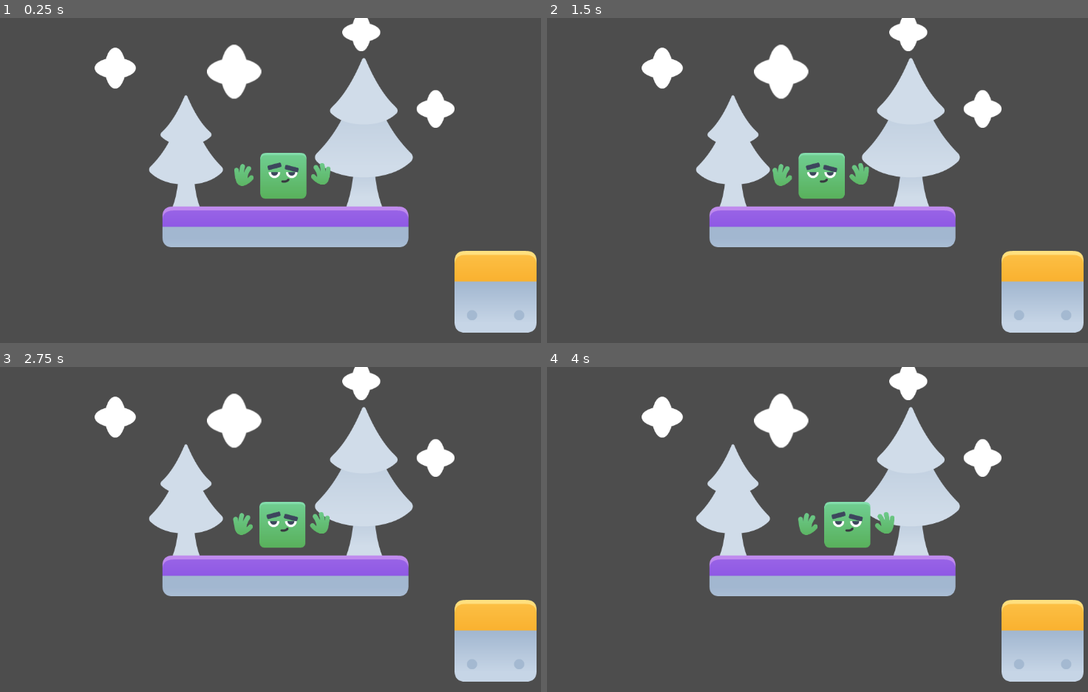
Above: before the commit, frames 1-4 (two rows, left to right).
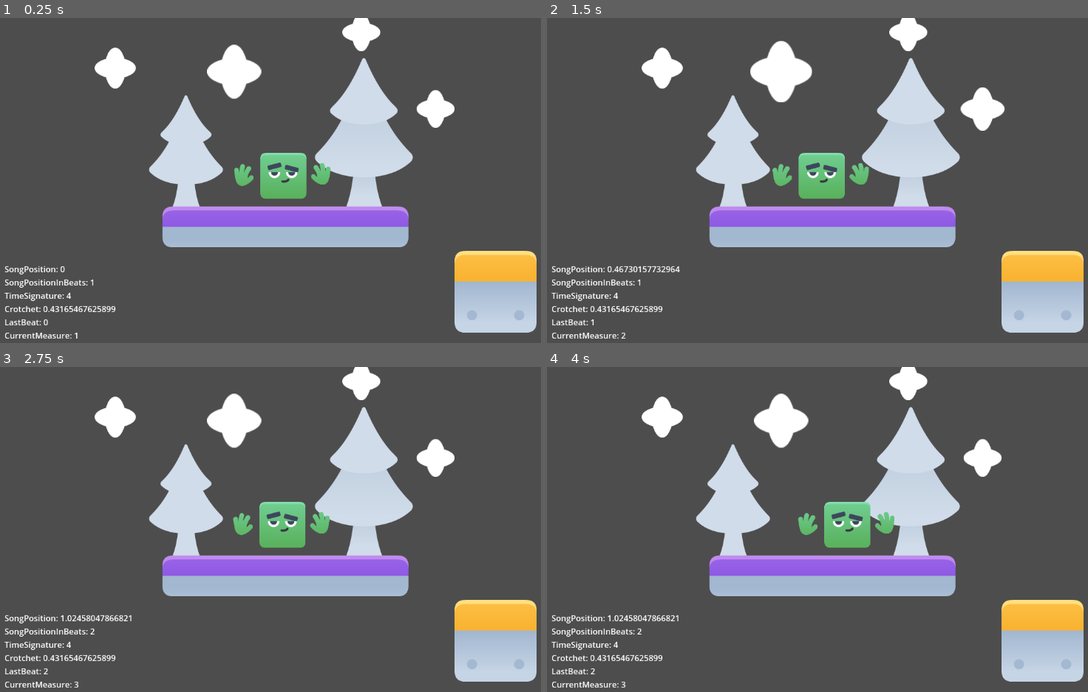
Above: after the commit, the same moments.

Repository: WillYuum/godot_conductor
Game: Godot game, scene res://scenes/MainWorld.tscn
Two runs of this game, one before a commit and one after it. Both use one fixed random seed, a clock stepped at 60 frames per second and the inputs below. Sound files missing from this copy of the repository are replaced by a short silence.
Inputs:
- Up to frame 1 (0.25 s): no input
- Up to frame 2 (1.5 s): tap Enter at 0.5 s; hold D 0.53-1.28 s; hold A from 1.28 s (still down)
- Up to frame 3 (2.75 s): release A at 2.03 s; hold D from 2.03 s (still down)
- Up to frame 4 (4 s): release D at 3.53 s; hold A from 3.53 s (still down)

The runs differ from the first frame. In frame 1, 0.8% of the frame differs, in the area x 0-22%, y 76-99%; in frame 2, 1.5%, in the area x 0-85%, y 7-99%; in frame 3, 0.9%; in frame 4, 0.9%.

Commit message:
Implement tween logic onBeat

Diff:
--- a/scenes/MainWorld.tscn
+++ b/scenes/MainWorld.tscn
@@ -18,5 +18,4 @@
 
 [node name="Conductor" type="AudioStreamPlayer" parent="."]
 stream = ExtResource("4_ry8jt")
-autoplay = true
 script = ExtResource("4_fmyg6")
--- a/scenes/level_scenes/level_1.tscn
+++ b/scenes/level_scenes/level_1.tscn
@@ -1,12 +1,15 @@
-[gd_scene load_steps=6 format=3 uid="uid://bedkn15a32i2f"]
+[gd_scene load_steps=7 format=3 uid="uid://bedkn15a32i2f"]
 
 [ext_resource type="PackedScene" uid="uid://imhwi3a4eljv" path="res://prefabs/levels_assets/3x-tile.tscn" id="1_d121t"]
+[ext_resource type="Script" path="res://scripts/level_one_controller.gd" id="1_lxf5q"]
 [ext_resource type="PackedScene" uid="uid://6b7rxgskcjj4" path="res://prefabs/levels_assets/1x-tile.tscn" id="2_1oog4"]
 [ext_resource type="Texture2D" uid="uid://d4imky55cbtgo" path="res://textures/level_textures/tile_background_tree_large.png" id="3_e5wsc"]
 [ext_resource type="Texture2D" uid="uid://dlvb800mo7ubt" path="res://textures/level_textures/tile_background_tree_small.png" id="4_250h6"]
 [ext_resource type="Texture2D" uid="uid://b4d75o4eh1qhr" path="res://textures/level_textures/tile_cloud.png" id="5_ox4jp"]
 
-[node name="Level1" type="Node2D"]
+[node name="Level1" type="Node2D" node_paths=PackedStringArray("scaledOnBeatObjects")]
+script = ExtResource("1_lxf5q")
+scaledOnBeatObjects = [NodePath("cloud_node2D/TileCloud"), NodePath("cloud_node2D/TileCloud3")]
 
 [node name="3x-tile" parent="." instance=ExtResource("1_d121t")]
 position = Vector2(1, 85)
--- a/scripts/World.gd
+++ b/scripts/World.gd
@@ -4,6 +4,11 @@
 # Called when the node enters the scene tree for the first time.
 func _ready():
 	enable_movement_on_character();
+
+	delay_callback(1.0, func():
+		conductor_plays();
+		pass;
+	);
 	pass;
 
 
@@ -39,3 +44,16 @@
 func delay_callback(delayInSeconds, callback: Callable):
 	await get_tree().create_timer(delayInSeconds).timeout;
 	callback.call();
+
+
+
+func conductor_plays():
+	print_debug("Conductor plays");
+	var conductor = get_node("Conductor") as Conductor;
+	conductor.toggle_music();
+
+
+	var level_one_controller = get_node("Level1") as Level_one_controller;
+	level_one_controller.setup_level(conductor);
+
+	pass;
--- a/scripts/conductor.gd
+++ b/scripts/conductor.gd
@@ -6,7 +6,7 @@
 var song_position = 0.0;
 var song_position_in_beats = 1;
 var time_sig = 4;
-var crotchet = 60.0 / bpm;
+var crotchet: float = 0.0;
 var last_beat = 0.0;
 var current_measure = 1
 
@@ -14,17 +14,75 @@
 
 signal beat(position)
 
+# Label node for displaying debug information
+var debugLabel : Label
+
 # Called when the node enters the scene tree for the first time.
 func _ready():
 	crotchet = 60.0 / bpm;
 	audio_stream_ref = self as AudioStreamPlayer
 
+
+	debugLabel = Label.new();
+	# Node2D.ne .add_child(debugLabel);
+	var debugNode = Node2D.new();
+	debugNode.name = "DebugNode";
+	debugNode.add_child(debugLabel);
+	# get_tree().get_root().add_child(debugNode);
+	add_child(debugNode);
+
+
 	pass
 
+func get_crotchet():
+	return 60.0 / bpm;
+
+func toggle_music():
+	if(audio_stream_ref.playing):
+		audio_stream_ref.stop();
+	else:
+		audio_stream_ref.play();
+
+		# Called every frame. 'delta' is the elapsed time since the previous frame.
+func _process(delta):
+	# Update and display debug information
+	update_and_display_debug_info();
+
+	# position debug node on bottom left corner of screen
+	var left_side_of_screen = get_viewport().get_visible_rect().position.x - get_viewport().get_visible_rect().size.x * 0.475;
+	var bottom_of_screen = get_viewport().get_visible_rect().position.y + get_viewport().get_visible_rect().size.y * 0.24;
+
+	debugLabel.position = Vector2(left_side_of_screen, bottom_of_screen);
+
+
+	# Function to update and display debug information
+func update_and_display_debug_info():
+    # Create an instance of DebugInfo
+	var debug_info = create_debug_info();
+
+    # Build a string with debug information
+	var debug_string = "SongPosition: " + str(debug_info.SongPosition) + "\n"
+	debug_string += "SongPositionInBeats: " + str(debug_info.SongPositionInBeats) + "\n"
+	debug_string += "TimeSignature: " + str(debug_info.TimeSignature) + "\n"
+	debug_string += "Crotchet: " + str(debug_info.Crotchet) + "\n"
+	debug_string += "LastBeat: " + str(debug_info.LastBeat) + "\n"
+	debug_string += "CurrentMeasure: " + str(debug_info.CurrentMeasure)
+	# Set the debug string to the Label text
+	debugLabel.text = debug_string
+
+# Function to create an instance of DebugInfo
+func create_debug_info() -> DebugInfo:
+	var debug_info : DebugInfo = DebugInfo.new()
+	debug_info.SongPosition = song_position
+	debug_info.SongPositionInBeats = song_position_in_beats
+	debug_info.TimeSignature = time_sig
+	debug_info.Crotchet = crotchet
+	debug_info.LastBeat = last_beat
+	debug_info.CurrentMeasure = current_measure
+	return debug_info
 
 func _physics_process(_delta):
 	if(audio_stream_ref.playing):
-		# print_debug("Conductor: " + str(song_position_in_beats));
 		song_position = audio_stream_ref.get_playback_position(); + AudioServer.get_time_since_last_mix();
 		song_position -= AudioServer.get_output_latency();
 		song_position_in_beats = int(floor(song_position / crotchet));
@@ -40,3 +98,14 @@
 
 		last_beat = song_position_in_beats;
 		current_measure += 1;
+
+
+
+
+class DebugInfo:
+	var SongPosition : float = 0.0
+	var SongPositionInBeats : int = 1
+	var TimeSignature : int = 4
+	var Crotchet : float = 0.0
+	var LastBeat : float = 0.0
+	var CurrentMeasure : int = 1
--- /dev/null
+++ b/scripts/level_one_controller.gd
@@ -0,0 +1,53 @@
+class_name Level_one_controller extends Node2D
+
+# Array to hold Node2D objects to be scaled on beat
+@export var scaledOnBeatObjects : Array[Node2D] = []
+
+# Tween for smooth scaling animation
+# var tween : Tween;
+
+# Called when the node enters the scene tree for the first time.
+func _ready():
+	# tween = create_tween();
+	# var _conductor = get_node("/root/Conductor") as Conductor;
+	# _conductor.beat.connect(effect_on_beat);
+
+	# Add the tween to the node
+	# Node.new().add_child(tween);
+	pass;
+
+
+var _conductor: Conductor;
+
+func setup_level(conductor: Conductor):
+	conductor.beat.connect(effect_on_beat);
+	_conductor = conductor;
+
+
+var tween: Tween;
+
+# Function to apply effects on beat
+func effect_on_beat(song_position):
+	print_debug("Beat!", song_position);
+	if tween:
+		tween.kill();
+	# tween.free();
+
+	tween = create_tween();
+	var beatDuration = _conductor.get_crotchet() - 0.05;
+
+	for obj in scaledOnBeatObjects:
+		var originaScale = obj.scale;
+
+
+		# var tween = create_tween();
+
+		# var tweenDuration = beatDuration;
+
+		# print_debug("tweenDuration", tweenDuration);
+
+
+		obj.scale = obj.scale * 1.2;
+		tween.tween_property(obj, "scale", originaScale, beatDuration).set_delay(0.0);
+		tween.set_parallel(true);
+		# tween.play();
